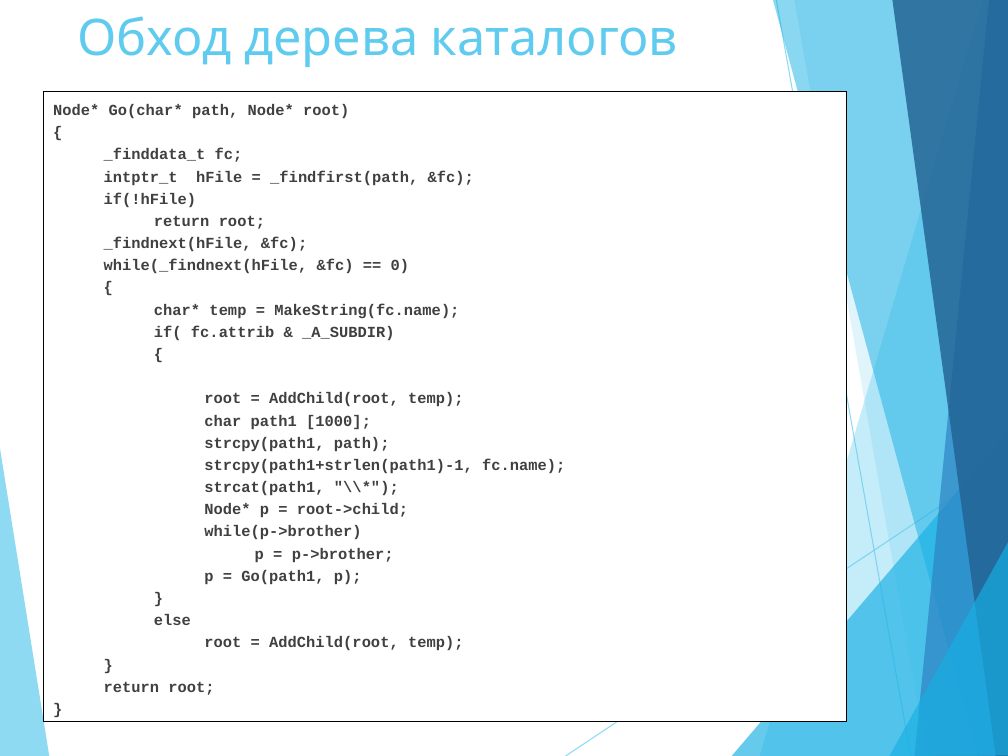
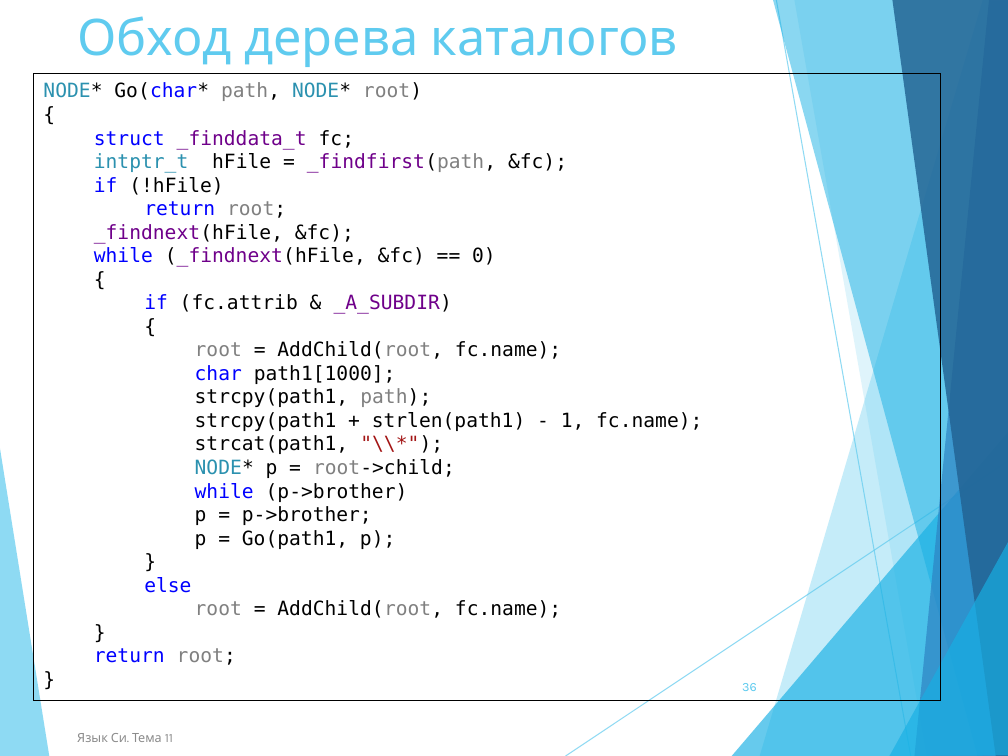
Before and after one commit to NIIT-2020/lection_c, a slide deck: slide 36 of 11 Динамические структуры данных.pptx (slide 35 before the commit). Drawn at 1008x756 pixels with LibreOffice and Linux fonts; fonts in the diff are those of the drawing. Boxes give left, top, right and bottom in pixels: in the first picture for what was removed or moved away, otherwise in the second. Text is boxed around its words. In the diff, an @@ line names an element or a change of style, - is before the commit and + after.

```diff
--- a/11 Динамические структуры данных.pptx
+++ b/11 Динамические структуры данных.pptx
@@ rectangle "NODE* Go(char* path, NODE* root)": place and size @@
-rectangle "NODE* Go(char* path, NODE* root)" at box(43, 92, 847, 722)
+rectangle "NODE* Go(char* path, NODE* root)" at box(33, 74, 940, 702)
@@ rectangle "NODE* Go(char* path, NODE* root)" at box(33, 74, 940, 702): text to rectangle; fill #FFFFFF to none @@
@@ text in rectangle at box(43, 82, 422, 101): text changed; size 11 to 14 pt; font Courier New to DejaVu Sans Mono; text colour #404040 to #2B91AF; bold off @@
-Node* Go(char* path, Node* root)
+NODE* Go(char* path, NODE* root)
@@ text in rectangle at box(94, 130, 354, 150): text changed; size 11 to 14 pt; font Courier New to DejaVu Sans Mono; text colour #404040 to #6F008A; bold off @@
-_finddata_t fc;
+struct _finddata_t fc;
@@ text in rectangle at box(94, 177, 223, 195): text changed; size 11 to 14 pt; font Courier New to DejaVu Sans Mono; text colour #404040 to #000000; bold off @@
-if(!hFile)
+if (!hFile)
@@ text in rectangle at box(94, 153, 567, 665): size 11 to 14 pt, font Courier New to DejaVu Sans Mono, bold off in "{", "intptr_t hFile = _findfirst(path, &fc);", "return root;", "_findnext(hFile, &fc);" and 11 more places; text colour #404040 to #000000 in "{", "hFile = _findfirst(path, &fc);", "root;", "_findnext(hFile, &fc);" and 10 more places; text colour #404040 to #2B91AF in "intptr_t"; text colour #404040 to #6F008A in "_findfirst(path,", "_findnext(hFile,"; text colour #404040 to #808080 in "_findfirst(path,", "root;", "path);", "root;"; text colour #404040 to #0000FF in "return", "else", "return"; text colour #404040 to #A31515 in ""\\*");"; line spacing 1.2 to 1 @@
@@ text in rectangle at box(94, 247, 496, 267): text changed; size 11 to 14 pt; font Courier New to DejaVu Sans Mono; text colour #404040 to #000000; bold off @@
-while(_findnext(hFile, &fc) == 0)
+while (_findnext(hFile, &fc) == 0)
@@ text in rectangle at box(144, 294, 452, 314): text changed; size 11 to 14 pt; font Courier New to DejaVu Sans Mono; text colour #404040 to #000000; bold off @@
-char* temp = MakeString(fc.name);
-if( fc.attrib & _A_SUBDIR)
+if (fc.attrib & _A_SUBDIR)
@@ text in rectangle at box(195, 341, 561, 384): text changed; size 11 to 14 pt; font Courier New to DejaVu Sans Mono; text colour #404040 to #000000; bold off @@
-root = AddChild(root, temp);
-char path1 [1000];
+root = AddChild(root, fc.name);
+char path1[1000];
@@ text in rectangle at box(195, 412, 702, 431): text changed; size 11 to 14 pt; font Courier New to DejaVu Sans Mono; text colour #404040 to #000000; bold off @@
-strcpy(path1+strlen(path1)-1, fc.name);
+strcpy(path1 + strlen(path1) - 1, fc.name);
@@ text in rectangle at box(195, 459, 455, 502): text changed; size 11 to 14 pt; font Courier New to DejaVu Sans Mono; text colour #404040 to #000000; bold off @@
-Node* p = root->child;
-while(p->brother)
+NODE* p = root->child;
+while (p->brother)
@@ text in rectangle at box(195, 600, 561, 618): text changed; size 11 to 14 pt; font Courier New to DejaVu Sans Mono; text colour #404040 to #000000; bold off @@
-root = AddChild(root, temp);
+root = AddChild(root, fc.name);
@@ page number added at box(742, 683, 757, 691), 9 pt, text #5FCBEF @@
+36
@@ text added at box(77, 733, 173, 742), 9 pt, text #8C8C8C @@
+Язык Си. Тема 11
```
Also in this commit, not shown: 8 other slides changed, 1 slide added, 1 slide removed.
